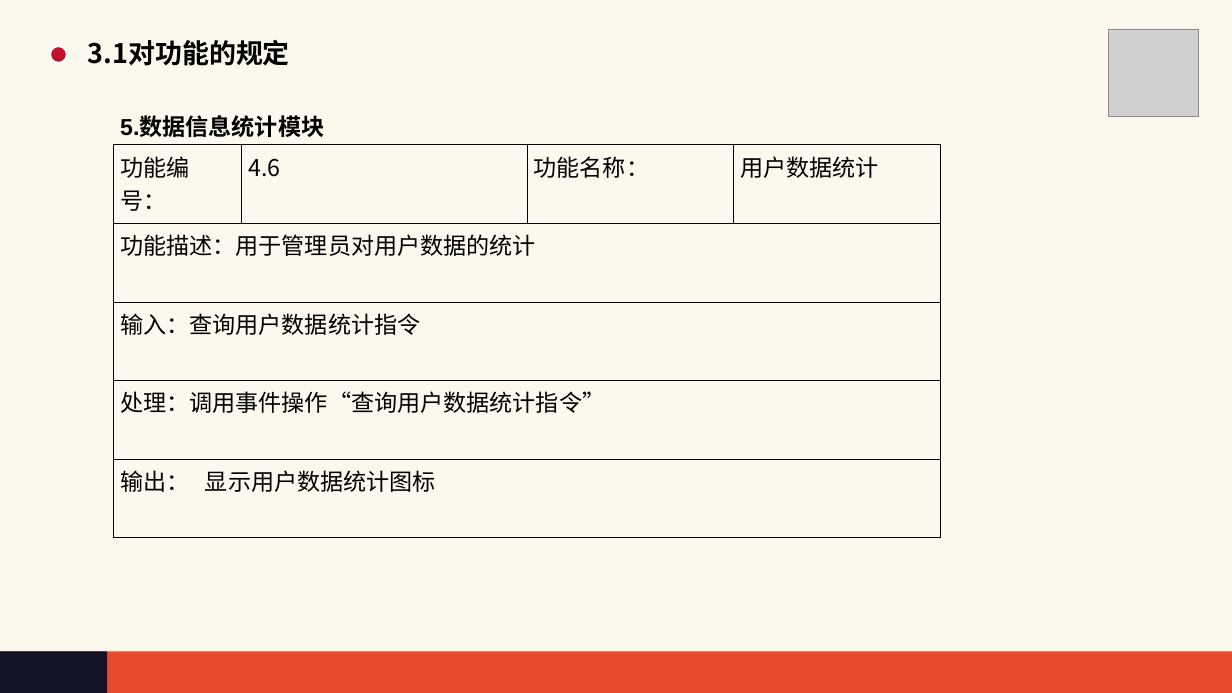
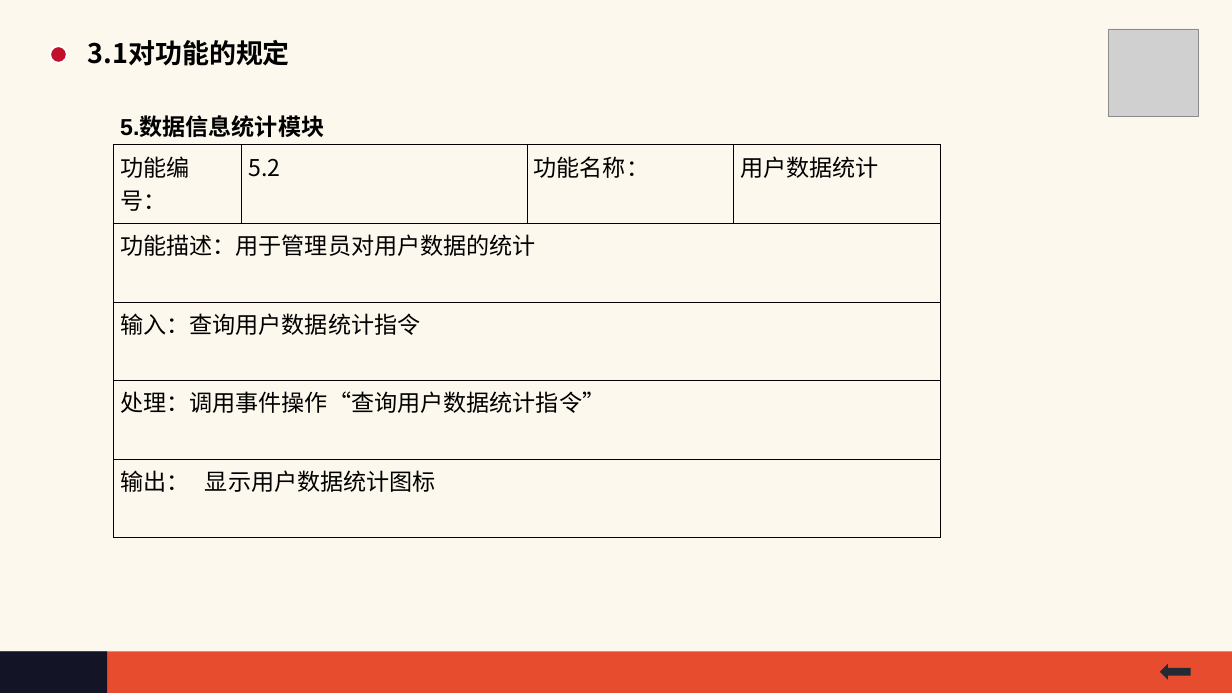
Before and after one commit to HOLMEScdk/SE2017G03, a slide deck: slide 40 of nov_3/SE2017G03软件需求说明v0.2.ppt (slide 39 before the commit). Drawn at 1232x693 pixels with LibreOffice and Linux fonts; fonts in the diff are those of the drawing; grey boxes stand for pictures. Boxes give left, top, right and bottom in pixels: in the first picture for what was removed or moved away, otherwise in the second. Text is boxed around its words. In the diff, an @@ line names an element or a change of style, - is before the commit and + after.

```diff
--- a/nov_3/SE2017G03软件需求说明v0.2.ppt
+++ b/nov_3/SE2017G03软件需求说明v0.2.ppt
@@ table at (x1=114, y1=145, x2=941, y2=537) @@
-row 1, column 2: 4.6
+row 1, column 2: 5.2
@@ right arrow added at (x1=1160, y1=664, x2=1190, y2=680), fill #222A35 @@
```
Also in this commit, not shown: 22 other slides changed, 2 slides added, 3 other files.
